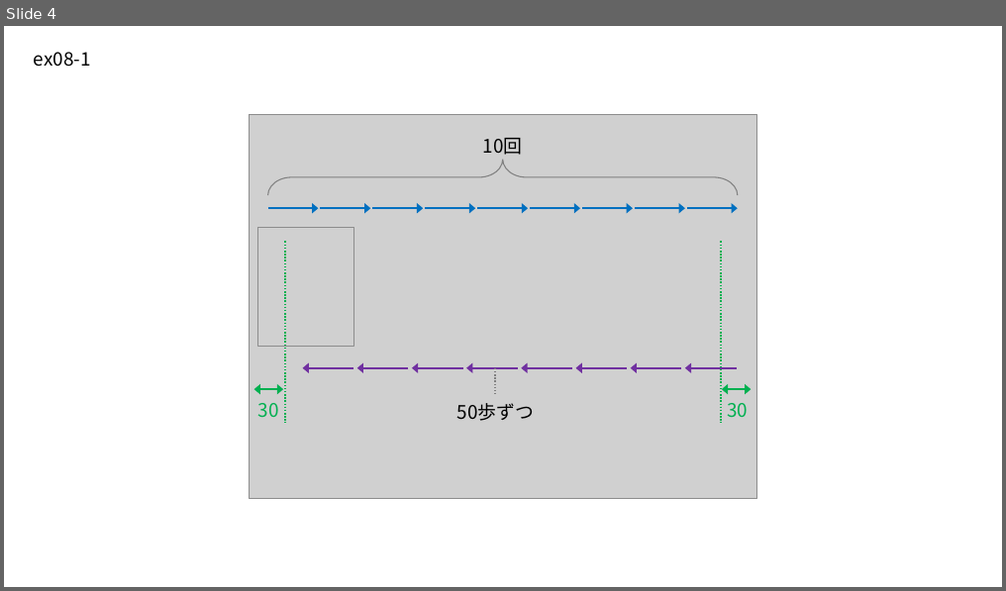
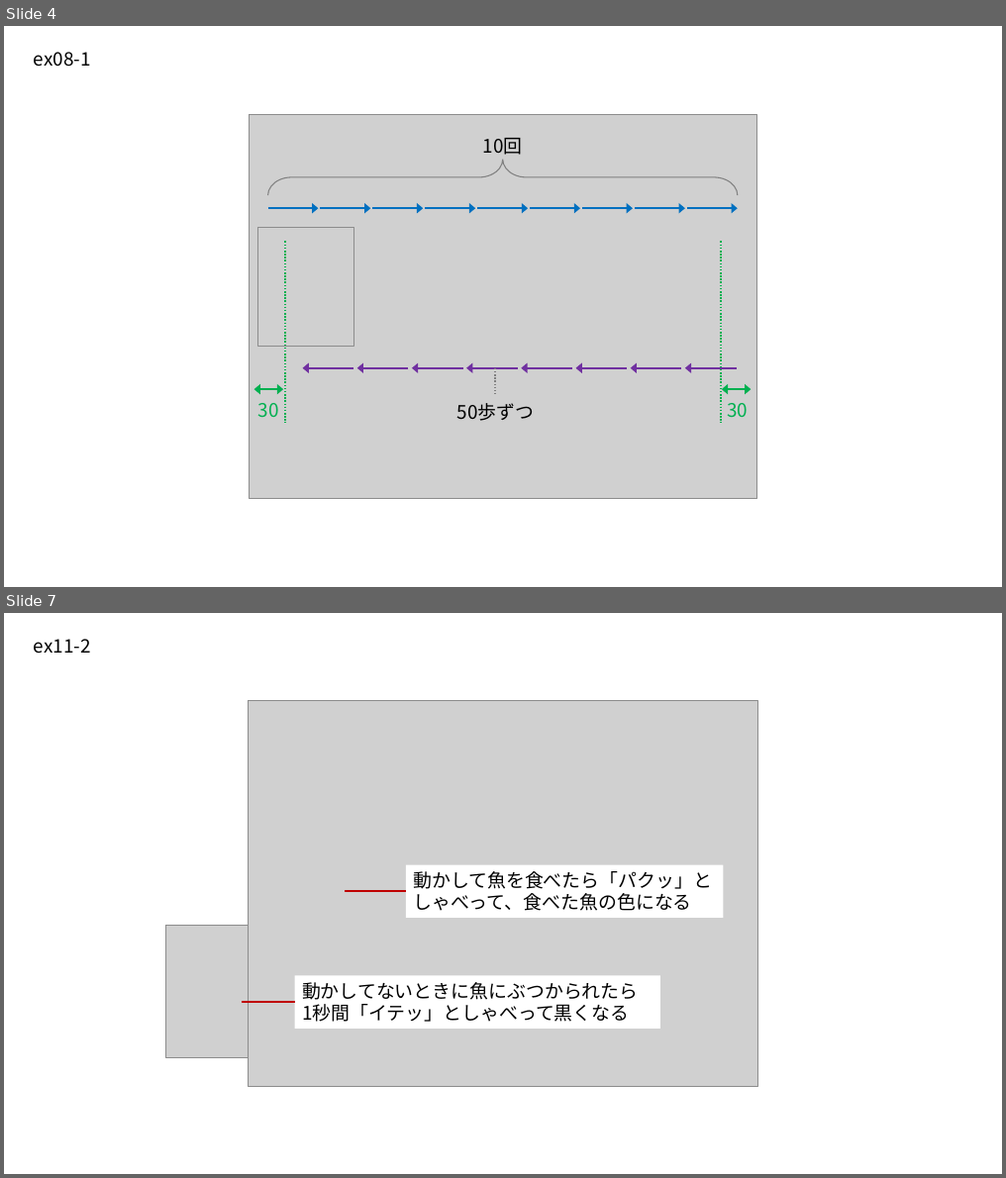
Before and after one commit to p5nyan/p5nyan.github.io, a slide deck: lesson/fig/ex-figs.pptx. Shown one above the other, each under a label of ours: slide 4 before the commit, slides 4 and 7 after it; the slides between them are not shown. The pictures are 1006x591 and 1006x1178 pixels, drawn with LibreOffice and Linux fonts; fonts in the diff are those of the drawing; grey boxes stand for pictures. Boxes give left, top, right and bottom in pixels: in the first picture for what was removed or moved away, otherwise in the second. Text is boxed around its words. In the diff, an @@ line names an element or a change of style, - is before the commit and + after.

```diff
--- a/lesson/fig/ex-figs.pptx
+++ b/lesson/fig/ex-figs.pptx
@@ slide 7 added at (4,613,1002,1174), background #FFFFFF @@
@@ text added at (34,639,91,654), 18 pt, text #000000 @@
+ex11-2
@@ picture added at (249,700,757,1086) @@
@@ rectangle added at (406,865,724,919), fill #FFFFFF, 18 pt, text #000000 @@
+動かして魚を食べたら「パクッ」と
+しゃべって、食べた魚の色になる
@@ line added from (346, 891) to (406, 891), #C00000 1.5 pt @@
@@ picture added at (166,925,249,1059) @@
@@ rectangle added at (294,976,660,1029), fill #FFFFFF, 18 pt, text #000000 @@
+動かしてないときに魚にぶつかられたら
+1秒間「イテッ」としゃべって黒くなる
@@ line added from (242, 1002) to (294, 1002), #C00000 1.5 pt @@
```
Also in this commit, not shown: 1 slide changed, 3 other slides added, 1 slide removed, 5 other files.
